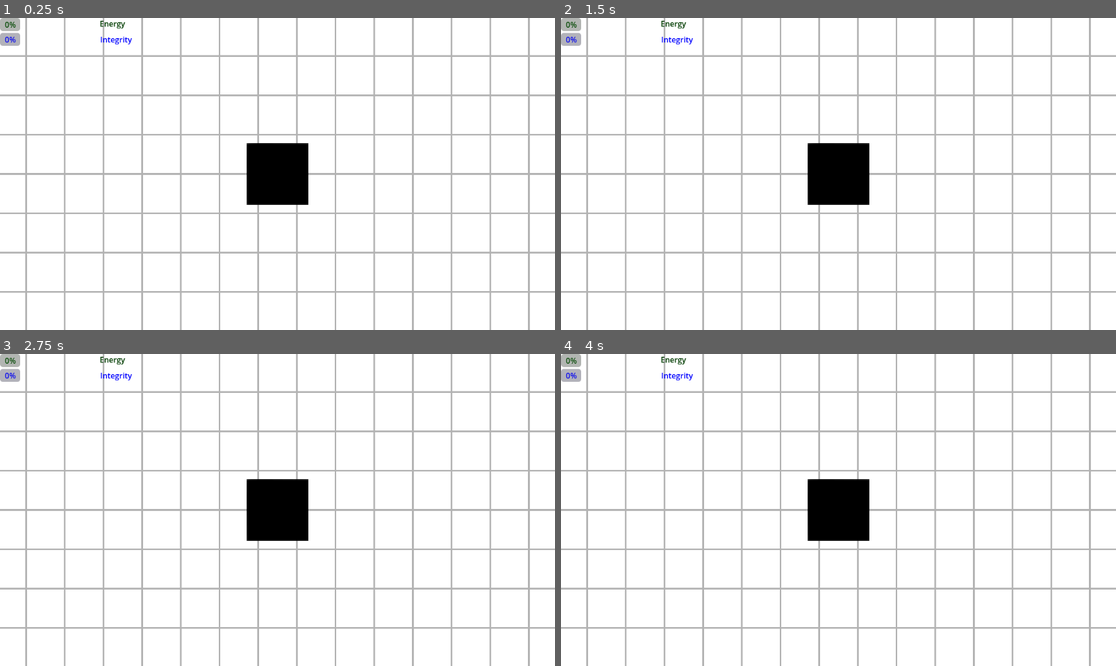
Above: before the commit, frames 1-4 (two rows, left to right).
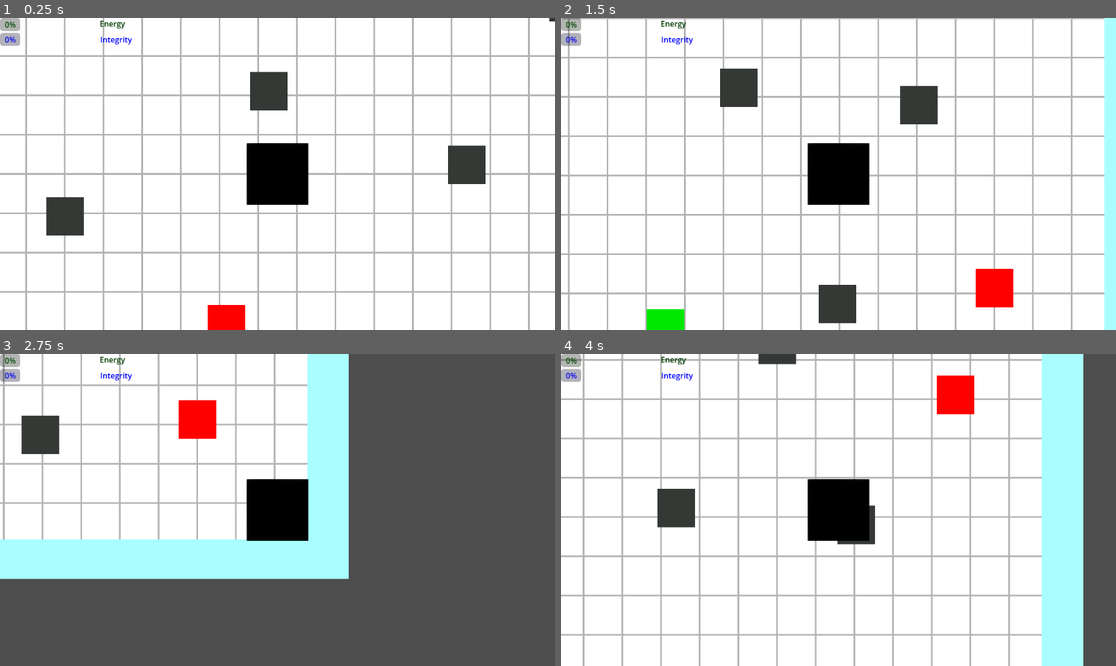
Above: after the commit, the same moments.

Repository: adityakumar-271314/Project-BIOS
Game: Godot game, scene res://scenes/main.tscn
Two runs of this game, one before a commit and one after it. Both use one fixed random seed, a clock stepped at 60 frames per second and the inputs below.
Inputs:
- Up to frame 1 (0.25 s): no input
- Up to frame 2 (1.5 s): tap Enter at 0.5 s; hold Right (ui_right) 0.53-1.28 s; hold Down (ui_down) from 1.28 s (still down)
- Up to frame 3 (2.75 s): release Down (ui_down) at 2.03 s; hold Right (ui_right) from 2.03 s (still down)
- Up to frame 4 (4 s): release Right (ui_right) at 2.78 s; hold Up (ui_up) 2.78-3.53 s; hold Left (ui_left) from 3.53 s (still down)

The runs differ from the first frame. In frame 1, 3.1% of the frame differs, in the area x 8-100%, y 0-100%; in frame 2, 21%; in frame 3, 73%, in the area x 0-100%, y 0-100%; in frame 4, 30%.

Commit message:
Refactor: Switched to Potential Fields navigation for smoother movement

Diff:
--- a/simulation/Survival Sim/project.godot
+++ b/simulation/Survival Sim/project.godot
@@ -16,6 +16,12 @@
 config/features=PackedStringArray("4.6", "Forward Plus")
 config/icon="res://icon.svg"
 
+[global_group]
+
+landmark=""
+food=""
+hazard=""
+
 [physics]
 
 3d/physics_engine="Jolt Physics"
--- a/simulation/Survival Sim/scenes/Agent.tscn
+++ b/simulation/Survival Sim/scenes/Agent.tscn
@@ -12,6 +12,12 @@
 
 [sub_resource type="RectangleShape2D" id="RectangleShape2D_jyhfs"]
 size = Vector2(62, 62)
+
+[sub_resource type="CircleShape2D" id="CircleShape2D_5hfgq"]
+radius = 200.0
+
+[sub_resource type="RectangleShape2D" id="RectangleShape2D_5hfgq"]
+size = Vector2(64, 64)
 
 [node name="CharacterBody2D" type="CharacterBody2D" unique_id=989377595]
 position = Vector2(576, 324)
@@ -87,5 +93,19 @@
 [node name="RayRight" type="RayCast2D" parent="Sensors" unique_id=1570531546]
 target_position = Vector2(120, 120)
 
+[node name="ProximitySensor" type="Area2D" parent="Sensors" unique_id=713510831]
+collision_layer = 0
+collision_mask = 2
+
+[node name="CollisionShape2D" type="CollisionShape2D" parent="Sensors/ProximitySensor" unique_id=1678588157]
+shape = SubResource("CircleShape2D_5hfgq")
+
 [node name="BrainLink" type="Node" parent="." unique_id=895446742]
 script = ExtResource("4_6cj2t")
+
+[node name="BodySurround" type="Area2D" parent="." unique_id=1999311289]
+collision_layer = 0
+collision_mask = 2
+
+[node name="CollisionShape2D" type="CollisionShape2D" parent="BodySurround" unique_id=680950823]
+shape = SubResource("RectangleShape2D_5hfgq")
--- a/simulation/Survival Sim/scenes/BrainLink.gd
+++ /dev/null
@@ -1,11 +0,0 @@
-extends Node
-
-
-# Called when the node enters the scene tree for the first time.
-func _ready() -> void:
-	pass # Replace with function body.
-
-
-# Called every frame. 'delta' is the elapsed time since the previous frame.
-func _process(delta: float) -> void:
-	pass
--- a/simulation/Survival Sim/scenes/SurvivalUI.gd
+++ /dev/null
@@ -1,11 +0,0 @@
-extends CanvasLayer
-
-
-# Called when the node enters the scene tree for the first time.
-func _ready() -> void:
-	pass # Replace with function body.
-
-
-# Called every frame. 'delta' is the elapsed time since the previous frame.
-func _process(delta: float) -> void:
-	pass
--- /dev/null
+++ b/simulation/Survival Sim/scenes/fire.tscn
@@ -0,0 +1,26 @@
+[gd_scene format=3 uid="uid://ciwrjd1ykp6oa"]
+
+[ext_resource type="Script" uid="uid://1ak6umlkkp3n" path="res://scripts/Hazard.gd" id="1_52nqi"]
+
+[sub_resource type="CircleShape2D" id="CircleShape2D_jyhfs"]
+radius = 60.0
+
+[node name="StaticBody2D2" type="StaticBody2D" unique_id=316362836 groups=["hazard"]]
+collision_layer = 2
+collision_mask = 0
+
+[node name="ColorRect" type="ColorRect" parent="." unique_id=562773038]
+offset_top = -1.0
+offset_right = 39.0
+offset_bottom = 39.0
+color = Color(1, 0, 0, 1)
+
+[node name="Area2D" type="Area2D" parent="." unique_id=880846570]
+collision_layer = 2
+collision_mask = 0
+input_pickable = false
+script = ExtResource("1_52nqi")
+
+[node name="CollisionShape2D" type="CollisionShape2D" parent="Area2D" unique_id=984171999]
+position = Vector2(19, 20)
+shape = SubResource("CircleShape2D_jyhfs")
--- /dev/null
+++ b/simulation/Survival Sim/scenes/food.tscn
@@ -0,0 +1,24 @@
+[gd_scene format=3 uid="uid://dg37qpig7lnmi"]
+
+[ext_resource type="Script" uid="uid://bbq3eierfnmpc" path="res://scripts/Food.gd" id="1_xven1"]
+
+[sub_resource type="RectangleShape2D" id="RectangleShape2D_xven1"]
+size = Vector2(39, 40)
+
+[node name="StaticBody2D" type="StaticBody2D" unique_id=1914189619 groups=["food"]]
+collision_layer = 2
+collision_mask = 0
+script = ExtResource("1_xven1")
+
+[node name="ColorRect" type="ColorRect" parent="." unique_id=518486882]
+offset_right = 39.0
+offset_bottom = 40.0
+color = Color(0, 0.9098039, 0, 1)
+
+[node name="Area2D" type="Area2D" parent="." unique_id=2106188205 groups=["food"]]
+collision_layer = 2
+collision_mask = 0
+
+[node name="CollisionShape2D" type="CollisionShape2D" parent="Area2D" unique_id=1781786706 groups=["food"]]
+position = Vector2(19.5, 20)
+shape = SubResource("RectangleShape2D_xven1")
--- /dev/null
+++ b/simulation/Survival Sim/scenes/landmark.tscn
@@ -0,0 +1,17 @@
+[gd_scene format=3 uid="uid://dnmmqqj7mhs2n"]
+
+[sub_resource type="RectangleShape2D" id="RectangleShape2D_tbgi4"]
+size = Vector2(39, 40)
+
+[node name="StaticBody2D3" type="StaticBody2D" unique_id=2038669826 groups=["landmark"]]
+collision_layer = 2
+collision_mask = 0
+
+[node name="ColorRect" type="ColorRect" parent="." unique_id=2009307446]
+offset_right = 39.0
+offset_bottom = 40.0
+color = Color(0.2053146, 0.22362897, 0.21221623, 1)
+
+[node name="CollisionShape2D" type="CollisionShape2D" parent="." unique_id=747289254]
+position = Vector2(19.5, 20)
+shape = SubResource("RectangleShape2D_tbgi4")
--- a/simulation/Survival Sim/scenes/main.tscn
+++ b/simulation/Survival Sim/scenes/main.tscn
@@ -2,12 +2,16 @@
 
 [ext_resource type="Texture2D" uid="uid://d10cfq0sqlpa1" path="res://Assests/background.jpg" id="1_0wfyh"]
 [ext_resource type="PackedScene" uid="uid://wes1oy7p0j2f" path="res://scenes/Agent.tscn" id="1_sugp2"]
+[ext_resource type="PackedScene" uid="uid://dg37qpig7lnmi" path="res://scenes/food.tscn" id="3_tefeu"]
+[ext_resource type="PackedScene" uid="uid://ciwrjd1ykp6oa" path="res://scenes/fire.tscn" id="4_o6xl0"]
+[ext_resource type="PackedScene" uid="uid://dnmmqqj7mhs2n" path="res://scenes/landmark.tscn" id="5_tipki"]
+[ext_resource type="Script" uid="uid://bhgtp1be0go2d" path="res://scripts/WorldGenerator.gd" id="6_85g3d"]
+
+[sub_resource type="RectangleShape2D" id="RectangleShape2D_0xm2m"]
+size = Vector2(43.500065, 687.50226)
 
 [sub_resource type="RectangleShape2D" id="RectangleShape2D_h2yge"]
 size = Vector2(1239.0006, 38.5)
-
-[sub_resource type="RectangleShape2D" id="RectangleShape2D_0xm2m"]
-size = Vector2(43.500065, 687.50226)
 
 [node name="Node2D" type="Node2D" unique_id=1689833882]
 
@@ -25,66 +29,72 @@
 texture = ExtResource("1_0wfyh")
 expand_mode = 1
 
-[node name="walls" type="Node" parent="." unique_id=981573266]
+[node name="Walls" type="Node2D" parent="." unique_id=1068115610]
 
-[node name="wall3" type="StaticBody2D" parent="walls" unique_id=930364635]
+[node name="wall1" type="StaticBody2D" parent="Walls" unique_id=2030895725]
+position = Vector2(-5.9604645e-08, -1)
+scale = Vector2(0.99999994, 0.99999994)
+collision_mask = 0
+
+[node name="CollisionShape2D" type="CollisionShape2D" parent="Walls/wall1" unique_id=825782533]
+position = Vector2(-21.99999, 344.9999)
+scale = Vector2(0.9999966, 0.9999966)
+shape = SubResource("RectangleShape2D_0xm2m")
+
+[node name="ColorRect" type="ColorRect" parent="Walls/wall1" unique_id=2027312473]
+offset_left = -44.000004
+offset_top = 0.9999999
+offset_bottom = 689.0
+color = Color(0.6666667, 0.99215686, 1, 1)
+
+[node name="wall2" type="StaticBody2D" parent="Walls" unique_id=1291158145]
+position = Vector2(1152, 2.3841858e-07)
+scale = Vector2(0.99999994, 0.99999994)
+collision_mask = 0
+
+[node name="ColorRect" type="ColorRect" parent="Walls/wall2" unique_id=1222474565]
+offset_right = 43.0
+offset_bottom = 648.0
+color = Color(0.6666667, 0.99215686, 1, 1)
+
+[node name="CollisionShape2D" type="CollisionShape2D" parent="Walls/wall2" unique_id=102778921]
+position = Vector2(21.75, 323.2498)
+scale = Vector2(0.99999726, 0.99999726)
+shape = SubResource("RectangleShape2D_0xm2m")
+
+[node name="wall3" type="StaticBody2D" parent="Walls" unique_id=930364635]
 position = Vector2(0, 649)
-collision_mask = 2
+collision_mask = 0
 
-[node name="ColorRect" type="ColorRect" parent="walls/wall3" unique_id=1182246570]
+[node name="ColorRect" type="ColorRect" parent="Walls/wall3" unique_id=1182246570]
 offset_top = -2.0
 offset_right = 1195.0
 offset_bottom = 39.0
 color = Color(0.6666667, 0.99215686, 1, 1)
 
-[node name="CollisionShape2D" type="CollisionShape2D" parent="walls/wall3" unique_id=904874271]
+[node name="CollisionShape2D" type="CollisionShape2D" parent="Walls/wall3" unique_id=904874271]
 position = Vector2(576, 18)
 scale = Vector2(0.9999995, 0.9999995)
 shape = SubResource("RectangleShape2D_h2yge")
 
-[node name="wall4" type="StaticBody2D" parent="walls" unique_id=516073187]
+[node name="wall4" type="StaticBody2D" parent="Walls" unique_id=516073187]
 position = Vector2(-40, -5)
-collision_mask = 2
+collision_mask = 0
 
-[node name="ColorRect" type="ColorRect" parent="walls/wall4" unique_id=1370287937]
+[node name="ColorRect" type="ColorRect" parent="Walls/wall4" unique_id=1370287937]
 offset_left = -4.0
 offset_top = -30.0
 offset_right = 1235.0
 offset_bottom = 5.0
 color = Color(0.6666667, 0.99215686, 1, 1)
 
-[node name="CollisionShape2D" type="CollisionShape2D" parent="walls/wall4" unique_id=1248823546]
+[node name="CollisionShape2D" type="CollisionShape2D" parent="Walls/wall4" unique_id=1248823546]
 position = Vector2(615.50006, -14.249989)
 scale = Vector2(0.9999994, 0.9999994)
 shape = SubResource("RectangleShape2D_h2yge")
 
-[node name="wall2" type="StaticBody2D" parent="walls" unique_id=1291158145]
-position = Vector2(1152, 2.3841858e-07)
-scale = Vector2(0.99999994, 0.99999994)
-collision_mask = 2
-
-[node name="ColorRect" type="ColorRect" parent="walls/wall2" unique_id=1222474565]
-offset_right = 43.0
-offset_bottom = 648.0
-color = Color(0.6666667, 0.99215686, 1, 1)
-
-[node name="CollisionShape2D" type="CollisionShape2D" parent="walls/wall2" unique_id=102778921]
-position = Vector2(21.75, 323.2498)
-scale = Vector2(0.99999726, 0.99999726)
-shape = SubResource("RectangleShape2D_0xm2m")
-
-[node name="wall1" type="StaticBody2D" parent="walls" unique_id=2030895725]
-position = Vector2(-5.9604645e-08, -1)
-scale = Vector2(0.99999994, 0.99999994)
-collision_mask = 2
-
-[node name="CollisionShape2D" type="CollisionShape2D" parent="walls/wall1" unique_id=825782533]
-position = Vector2(-21.99999, 344.9999)
-scale = Vector2(0.9999966, 0.9999966)
-shape = SubResource("RectangleShape2D_0xm2m")
-
-[node name="ColorRect" type="ColorRect" parent="walls/wall1" unique_id=2027312473]
-offset_left = -44.000004
-offset_top = 0.9999999
-offset_bottom = 689.0
-color = Color(0.6666667, 0.99215686, 1, 1)
+[node name="Node2D" type="Node2D" parent="." unique_id=1271571641]
+script = ExtResource("6_85g3d")
+food_scene = ExtResource("3_tefeu")
+hazard_scene = ExtResource("4_o6xl0")
+landmark_scene = ExtResource("5_tipki")
--- a/simulation/Survival Sim/scripts/AgentBody.gd
+++ b/simulation/Survival Sim/scripts/AgentBody.gd
@@ -2,22 +2,16 @@
 @onready	var ray_c = $Sensors/RayCenter
 @onready	var ray_l = $Sensors/RayLeft
 @onready	var ray_r = $Sensors/RayRight
-#@export var speed = 400.0
+@onready	var proximity_sensor = $Sensors/ProximitySensor
+@export var speed = 400.0
 
-#func _physics_process(delta):
-	## This captures 8-way movement (WASD/Arrows) and normalizes it
-	## so diagonal movement isn't faster than straight movement.
-	#var direction = Input.get_vector("ui_left", "ui_right", "ui_up", "ui_down")
-	#
-	#if direction:
-		#velocity = direction * speed
-	#else:
-		## Stop smoothly when no input is detected
-		#velocity = velocity.move_toward(Vector2.ZERO, speed)
-#
-	## move_and_slide() uses the 'velocity' property to handle collisions automatically
-	#move_and_slide()
-	#print("Velocity: ", velocity, " | Position: ", global_position)
+func _physics_process(delta):
+	var direction = Input.get_vector("ui_left", "ui_right", "ui_up", "ui_down")
+	if direction:
+		velocity = direction * speed
+	else:
+		velocity = velocity.move_toward(Vector2.ZERO, speed)
+	move_and_slide()
 
 var last_position = Vector2.ZERO
 var stuck_timer = 0.0
@@ -48,6 +42,54 @@
 
 	return data
 
+
+
+func get_sensory_data() -> Dictionary:
+	var ray_data = get_ray_data()
+	var sensed_objects = []
+
+
+	# Detect BOTH solid bodies and trigger areas
+	var detections = proximity_sensor.get_overlapping_bodies()
+	detections.append_array(proximity_sensor.get_overlapping_areas())
+
+	for obj in detections:
+		# Skip self or the ground
+		if obj == self or obj is StaticBody2D and obj.name == "Walls": continue
+
+		var to_obj = obj.global_position - global_position
+		var dist = to_obj.length()
+		var type = "unknown"
+
+		if obj.is_in_group("food") or obj.get_parent().is_in_group("food"):
+			type = "food"
+		elif obj.is_in_group("hazard") or obj.get_parent().is_in_group("hazard"):
+			type = "hazard"
+		if type != "unknown":
+			pass
+			# debug print("GODOT SCANNER SEES: ", type, " | Distance: ", snapped(to_obj.length(), 1))
+		# Skip ghosts (dist 0)
+		if dist < 5: continue
+
+		var angle = Vector2.RIGHT.rotated(rotation).angle_to(to_obj)
+
+
+		if obj.is_in_group("food"): type = "food"
+		elif obj.is_in_group("hazard"): type = "hazard"
+		elif obj.is_in_group("landmark"): type = "landmark"
+
+		# If it's still unknown, check the parent (common for complex scenes)
+		if type == "unknown" and obj.get_parent().is_in_group("food"): type = "food"
+
+		sensed_objects.append({"type": type, "dist": dist, "angle": angle})
+
+	ray_data["sensed_objects"] = sensed_objects
+
+
+
+	return ray_data
+
+
 func execute_move(motor_data: Dictionary):
 	var thrust = motor_data.get("thrust", 0.0)
 	var steer = motor_data.get("steer", 0.0)
--- a/simulation/Survival Sim/scripts/BrainLink.gd
+++ b/simulation/Survival Sim/scripts/BrainLink.gd
@@ -4,6 +4,7 @@
 var tick_rate = 0.016
 var tick_timer = 0.0
 
+@onready var body = $"../BodySurround"
 @onready var agent = get_parent()
 @onready var ui = get_node("../CanvasLayer")
 
@@ -21,9 +22,43 @@
 		socket.connect_to_host("127.0.0.1", 9999)
 
 func _send_to_python():
-	var packet = agent.get_ray_data()
-	# Add any extra world info here
-	packet["food_nearby"] = 0
+	var packet = agent.get_sensory_data()
+
+	var hazard_stim = 0.0
+	var food_stim = 0.0
+
+	# Detect EVERYTHING touching the agent's physical body
+	var touch_zones = body.get_overlapping_areas()
+	touch_zones.append_array(body.get_overlapping_bodies())
+
+	for thing in touch_zones:
+		# 1. HAZARD LOGIC
+		if thing.is_in_group("hazard") or thing.get_parent().is_in_group("hazard"):
+			if thing.has_method("get_intensity"):
+				hazard_stim = thing.get_intensity(agent.global_position)
+			elif thing.get_parent().has_method("get_intensity"):
+				hazard_stim = thing.get_parent().get_intensity(agent.global_position)
+			else:
+				hazard_stim = 0.8 # Fallback damage
+
+		# 2. FOOD LOGIC (Checks parent and self for properties)
+		if thing.is_in_group("food") or thing.get_parent().is_in_group("food"):
+			# Check for energy_value on the object or its parent
+			if "energy_value" in thing:
+				food_stim = thing.energy_value
+			elif "energy_value" in thing.get_parent():
+				food_stim = thing.get_parent().energy_value
+			else:
+				food_stim = 20.0
+
+			# Delete the food (and its parent if it's a sub-area)
+			if thing.get_parent().is_in_group("food") and thing.get_parent() != get_tree().root:
+				thing.get_parent().queue_free()
+			else:
+				thing.queue_free()
+
+	packet["hazard"] = hazard_stim
+	packet["food_stimulus"] = food_stim
 
 	socket.put_data((JSON.stringify(packet) + "\n").to_utf8_buffer())
 
--- /dev/null
+++ b/simulation/Survival Sim/scripts/Food.gd
@@ -0,0 +1,2 @@
+extends StaticBody2D
+@export var energy_value: float = 25.0
--- /dev/null
+++ b/simulation/Survival Sim/scripts/Hazard.gd
@@ -0,0 +1,20 @@
+extends Area2D
+
+@export var max_damage: float = 2.0
+@export var heat_radius: float = 80.0 # Visual + Logical radius
+
+func _ready():
+	# Update the collision shape to match our intended radius
+	if has_node("CollisionShape2D"):
+		var shape = CircleShape2D.new()
+		shape.radius = heat_radius
+		$CollisionShape2D.shape = shape
+
+func get_intensity(agent_pos: Vector2) -> float:
+	var dist = global_position.distance_to(agent_pos)
+
+	# If agent is inside the heat_radius, calculate damage
+	if dist < heat_radius:
+		var falloff = clamp(1.0 - (dist / heat_radius), 0.0, 1.0)
+		return falloff * max_damage
+	return 0.0
--- /dev/null
+++ b/simulation/Survival Sim/scripts/WorldGenerator.gd
@@ -0,0 +1,51 @@
+extends Node2D
+
+@export var food_scene: PackedScene
+@export var hazard_scene: PackedScene
+@export var landmark_scene: PackedScene
+
+@export var map_size = Vector2(1152, 648)
+@export var margin = 100
+@export var min_dist_between_objects = 150.0 # Increase to make map sparser
+
+var spawned_positions = []
+
+func _ready():
+	randomize()
+	spawned_positions.clear()
+
+	# Spawn order: Landmarks first, then Hazards, then Food
+	spawn_group(landmark_scene, 8)
+	spawn_group(hazard_scene, 6)
+	spawn_group(food_scene, 25)
+
+func spawn_group(scene: PackedScene, count: int):
+	if not scene: return
+
+	for i in range(count):
+		var pos = get_valid_position()
+		if pos != Vector2.ZERO:
+			var inst = scene.instantiate()
+			inst.position = pos
+			add_child(inst)
+			spawned_positions.append(pos)
+
+func get_valid_position() -> Vector2:
+	var attempts = 0
+	while attempts < 20:
+		attempts += 1
+		var potential_pos = Vector2(
+			randf_range(margin, map_size.x - margin),
+			randf_range(margin, map_size.y - margin)
+		)
+
+		var is_safe = true
+		for existing_pos in spawned_positions:
+			if potential_pos.distance_to(existing_pos) < min_dist_between_objects:
+				is_safe = false
+				break
+
+		if is_safe:
+			return potential_pos
+
+	return Vector2.ZERO # Failed to find a spot after 20 tries
--- a/simulation/Survival Sim/scripts/character_body_2d.gd
+++ /dev/null
@@ -1,100 +0,0 @@
-extends CharacterBody2D
-
-#@export var speed = 400.0
-#
-#func _physics_process(delta):
-	## This captures 8-way movement (WASD/Arrows) and normalizes it
-	## so diagonal movement isn't faster than straight movement.
-	#var direction = Input.get_vector("ui_left", "ui_right", "ui_up", "ui_down")
-	#
-	#if direction:
-		#velocity = direction * speed
-	#else:
-		## Stop smoothly when no input is detected
-		#velocity = velocity.move_toward(Vector2.ZERO, speed)
-#
-	## move_and_slide() uses the 'velocity' property to handle collisions automatically
-	#move_and_slide()
-	#print("Velocity: ", velocity, " | Position: ", global_position)
-
-
-
-# 1. UI Node References
-@onready var energy_bar = $CanvasLayer/VBoxContainer/EnergyBar
-@onready var integrity_bar = $CanvasLayer/VBoxContainer/IntegrityBar
-@onready var action_label = $CanvasLayer/VBoxContainer/Action
-@onready var stress_label = $CanvasLayer/VBoxContainer/Stress
-@onready var energy_label = $CanvasLayer/VBoxContainer/EnergyBar/Energy
-@onready var integrity_label = $CanvasLayer/VBoxContainer/IntegrityBar/Integrity
-
-# 2. Connection Variables
-var socket = StreamPeerTCP.new()
-var server_address = "127.0.0.1"
-var server_port = 9999
-
-# 3. Local State
-var stats = {"energy": 100, "integrity": 100, "action": "WAITING", "stress": 0.0}
-var tick_rate = 0.1
-var tick_timer = 0.0
-
-func _ready():
-	socket.connect_to_host(server_address, server_port)
-
-func _process(delta):
-	socket.poll()
-	var state = socket.get_status()
-
-	if state == StreamPeerTCP.STATUS_CONNECTED:
-		tick_timer += delta
-		if tick_timer >= tick_rate:
-			tick_timer = 0.0
-			send_world_state()
-		receive_brain_decisions()
-	elif state != StreamPeerTCP.STATUS_CONNECTING:
-		socket.connect_to_host(server_address, server_port)
-
-func send_world_state():
-	var sensory_input = {"hazard": 0.0, "food": 0.0}
-	var packet = JSON.stringify(sensory_input) + "\n"
-	socket.put_data(packet.to_utf8_buffer())
-
-func receive_brain_decisions():
-	# Use a while loop to ensure we clear the buffer if multiple packets arrived
-	while socket.get_available_bytes() > 0:
-		var raw_data = socket.get_utf8_string(socket.get_available_bytes())
-		var messages = raw_data.split("\n", false)
-		for msg in messages:
-			var json = JSON.new()
-			if json.parse(msg) == OK:
-				stats = json.get_data()
-				update_ui(stats) # Update visual bars/text
-				execute_decision(stats["action"]) # Move the box
-
-func update_ui(data):
-	# Using 'data.get()' is safer—it won't crash if a key is missing
-	energy_label.text = "Energy"
-	integrity_label.text = "Integrity"
-	energy_bar.value = data.get("energy", 0)
-	integrity_bar.value = data.get("integrity", 0)
-
-	action_label.text = "ACTION: " + str(data.get("action", "IDLE"))
-	# snapped() rounds the float for readability
-	stress_label.text = "STRESS: " + str(snapped(data.get("stress", 0), 0.01))
-
-	# Visual Feedback
-	if energy_bar.value < 30:
-		energy_bar.modulate = Color(1, 0, 0) # Red
-	else:
-		energy_bar.modulate = Color(1, 1, 1) # White
-
-func execute_decision(action):
-	var speed = 150
-	velocity = Vector2.ZERO
-
-	match action:
-		"FORAGE": velocity = Vector2(speed, 0)
-		"HIDE": velocity = Vector2(-speed, 0)
-		"REST": velocity = Vector2.ZERO
-		"WANDER": velocity = Vector2(0, speed)
-
-	move_and_slide()
Binary file removed: simulation/Survival Sim/Assests/white.png
Not shown, removed: simulation/Survival Sim/scenes/BrainLink.gd.uid
Not shown, removed: simulation/Survival Sim/scenes/SurvivalUI.gd.uid
Not shown, added: simulation/Survival Sim/scripts/Food.gd.uid
Not shown, added: simulation/Survival Sim/scripts/Hazard.gd.uid
Not shown, added: simulation/Survival Sim/scripts/WorldGenerator.gd.uid
Not shown, removed: simulation/Survival Sim/scripts/character_body_2d.gd.uid
Not shown, removed: simulation/Survival Sim/.gitignore
